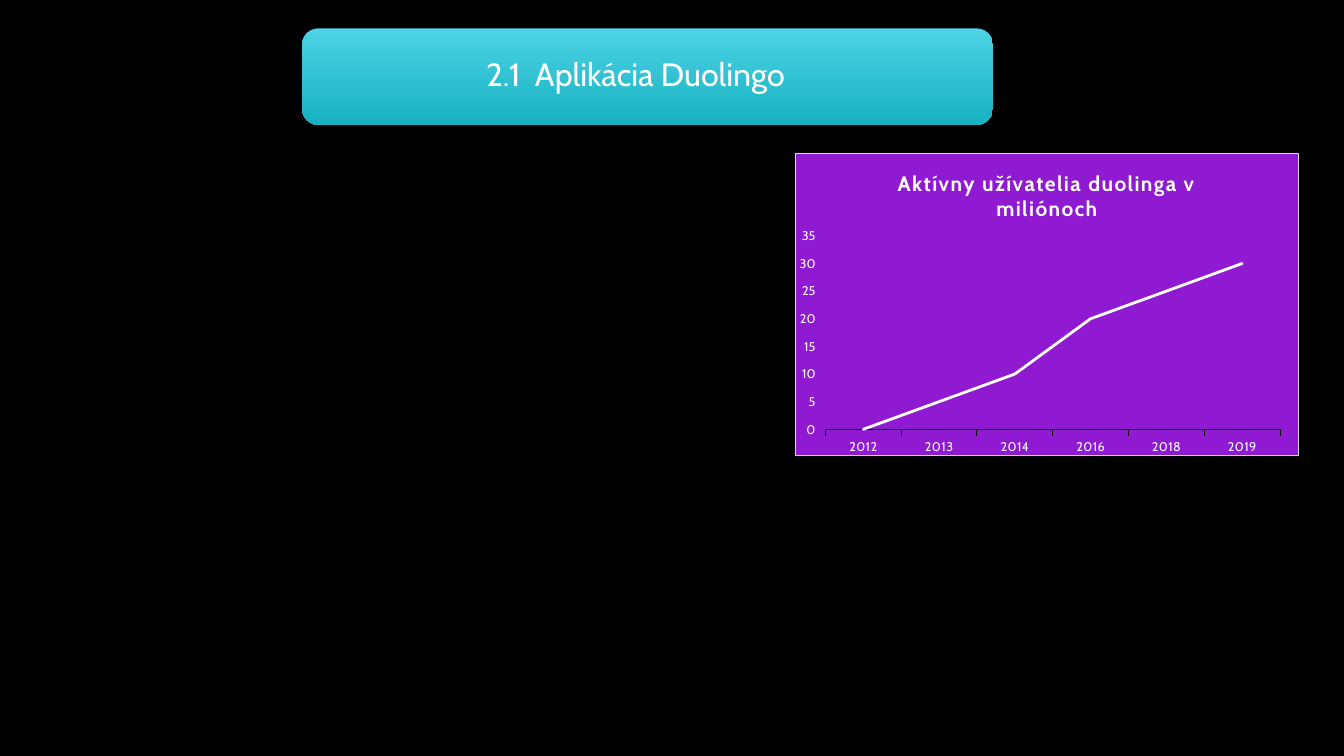
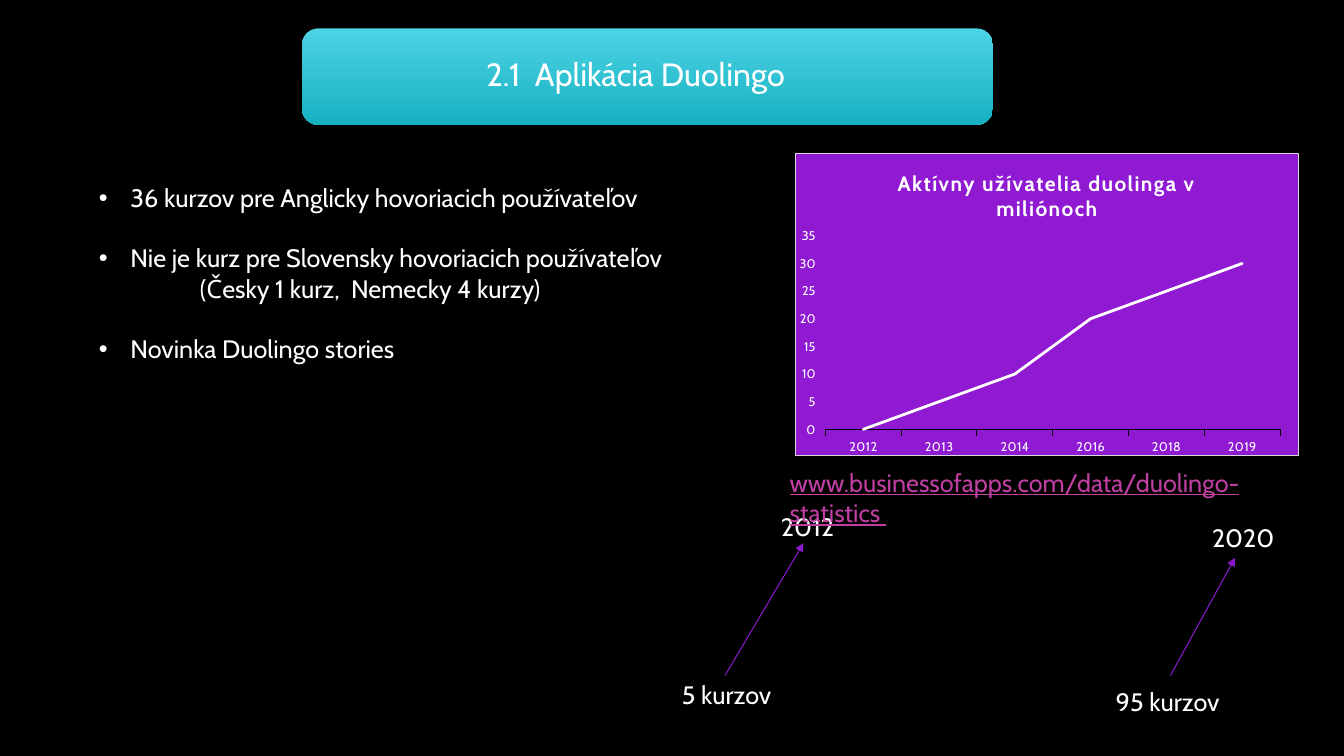
Before and after one commit to RichardSzarka/Semestralna_praca_MIP, a slide deck: slide 7 of Prezentacia_clanok.pptx. Drawn at 1344x756 pixels with LibreOffice and Linux fonts; fonts in the diff are those of the drawing; background and template pictures are left out. Boxes give left, top, right and bottom in pixels: in the first picture for what was removed or moved away, otherwise in the second. Text is boxed around its words. In the diff, an @@ line names an element or a change of style, - is before the commit and + after.

```diff
--- a/Prezentacia_clanok.pptx
+++ b/Prezentacia_clanok.pptx
@@ text added at bbox=[130, 188, 540, 364], 18 pt, text #FFFFFF @@
+• 36 kurzov pre Anglicky hovoriacich používateľov
+• Nie je kurz pre Slovensky hovoriacich používateľov
+(Česky 1 kurz, Nemecky 4 kurzy)
+• Novinka Duolingo stories
@@ text added at bbox=[790, 473, 1240, 528], 18 pt, text #BF3FA3, underline @@
+www.businessofapps.com/data/duolingo-statistics
@@ text added at bbox=[781, 515, 834, 537], 18 pt, text #FFFFFF @@
+2012
@@ text added at bbox=[1212, 529, 1274, 548], 18 pt, text #FFFFFF @@
+2020
@@ arrow added from (725, 676) to (804, 543), #8919C9 0.75 pt @@
@@ arrow added from (1171, 676) to (1235, 558), #8919C9 0.75 pt @@
@@ text added at bbox=[682, 685, 771, 705], 18 pt, text #FFFFFF @@
+5 kurzov
@@ text added at bbox=[1116, 692, 1219, 712], 18 pt, text #FFFFFF @@
+95 kurzov
```
Also in this commit, not shown: 1 other slide changed, 4 slides added, 2 other files.
